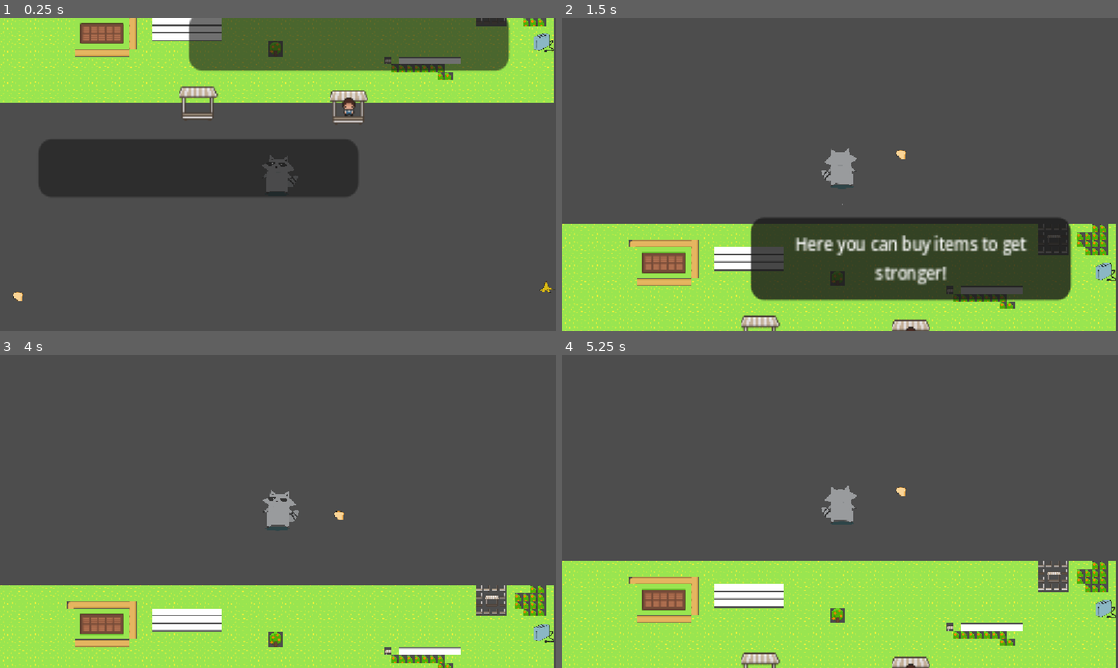
Above: before the commit, frames 1-4 (two rows, left to right).
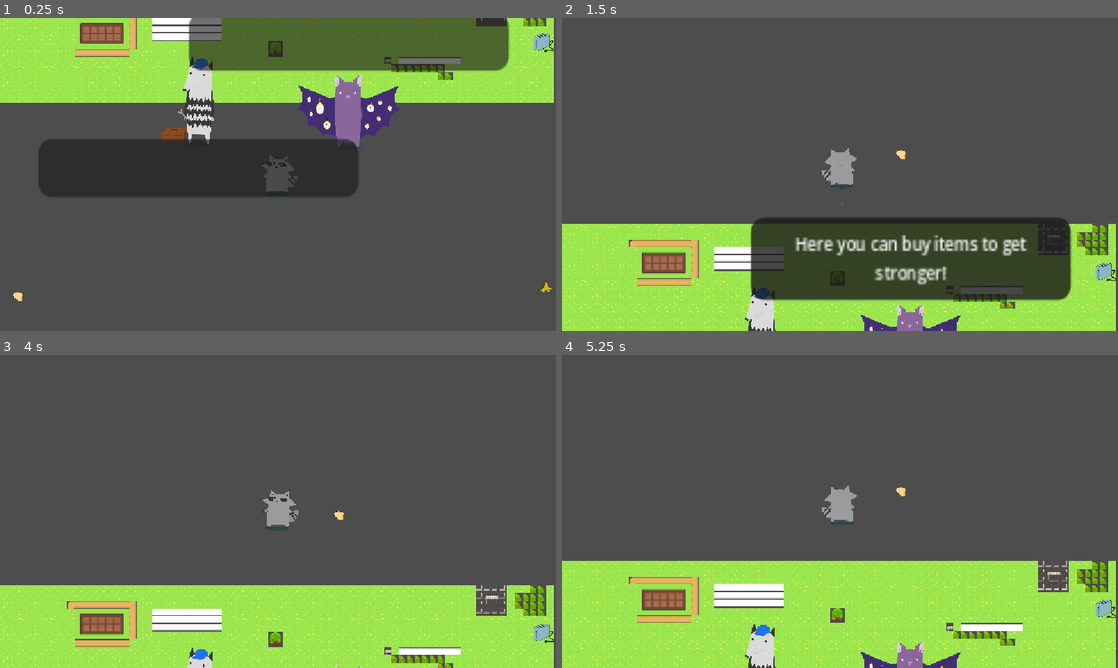
Above: after the commit, the same moments.

Repository: Lu-ni/upsi-jam-6
Game: Godot game, scene res://scenes/MainScene.tscn
Two runs of this game, one before a commit and one after it. Both use one fixed random seed, a clock stepped at 60 frames per second and the inputs below. This scene is started directly instead of the project's main scene. The engine's default icon, where the game draws it, is replaced by a stand-in: a white triangle on a blue panel in a dark square.
Inputs (mouse positions are in pixels of both pictures, inside the frame that each line leads up to):
- Up to frame 1 (0.25 s): no input
- Up to frame 2 (1.5 s): tap Enter at 0.5 s; move the mouse to (812, 237) at 0.52 s; hold W (ui_up) from 0.53 s (still down); tap E (petals) at 0.6 s; tap Down (shop_buy) at 0.77 s; move the mouse to (1006, 221) at 1.27 s; tap O at 1.35 s
- Up to frame 3 (4 s): tap Down (shop_buy) at 1.52, 3.02, 3.77 s; move the mouse to (111, 464) at 2.02 s; release W (ui_up) at 2.03 s; hold Left (shop_left) 2.03-3.53 s; tap P at 2.1 s; tap Space at 2.75 s; move the mouse to (305, 511) at 2.77 s; tap X at 2.85 s; tap Enter at 3.5 s; move the mouse to (194, 433) at 3.52 s; hold S (ui_down) from 3.53 s (still down); tap R at 3.6 s
- Up to frame 4 (5.25 s): move the mouse to (962, 495) at 4.27 s; release S (ui_down) at 4.28 s; hold Right (shop_right) 4.28-5.03 s; tap E (petals) at 4.35 s; tap Down (shop_buy) at 4.52 s; tap Space at 5 s; move the mouse to (728, 527) at 5.02 s; hold W (ui_up) from 5.03 s (still down); tap O at 5.1 s

The runs differ from the first frame. In frame 1, 3.6% of the frame differs, in the area x 29-72%, y 12-42%; in frame 2, 1.3%; in frame 3, 0.2%; in frame 4, 1.4%.

Commit message:
add sprite to png

Diff:
--- a/scenes/Craft.tscn
+++ b/scenes/Craft.tscn
@@ -1,46 +1,52 @@
 [gd_scene format=3 uid="uid://b3lhj3bpiil5j"]
 
 [ext_resource type="Script" uid="uid://b82ibctgve75e" path="res://scripts/craft.gd" id="1_ec5oe"]
-[ext_resource type="Texture2D" uid="uid://drsmvpdhbasf0" path="res://assets/sprites/test/Farming Pixel Art Assets.png" id="2_t4md6"]
+[ext_resource type="Texture2D" uid="uid://ctul1a62yrca5" path="res://assets/sprites/npc-sprite-sheet.png" id="2_fngce"]
 
-[sub_resource type="AtlasTexture" id="AtlasTexture_cimqq"]
-atlas = ExtResource("2_t4md6")
-region = Rect2(2, 180, 29, 25)
+[sub_resource type="AtlasTexture" id="AtlasTexture_fngce"]
+atlas = ExtResource("2_fngce")
+region = Rect2(1600, 0, 1600, 1200)
+
+[sub_resource type="AtlasTexture" id="AtlasTexture_qrsei"]
+atlas = ExtResource("2_fngce")
+region = Rect2(1600, 0, 1600, 1200)
 
 [sub_resource type="SpriteFrames" id="SpriteFrames_yltc6"]
 animations = [{
 "frames": [{
 "duration": 1.0,
-"texture": SubResource("AtlasTexture_cimqq")
+"texture": SubResource("AtlasTexture_fngce")
 }],
 "loop": true,
 "name": &"default",
 "speed": 5.0
+}, {
+"frames": [{
+"duration": 1.0,
+"texture": SubResource("AtlasTexture_qrsei")
+}],
+"loop": true,
+"name": &"open",
+"speed": 5.0
 }]
 
-[sub_resource type="RectangleShape2D" id="RectangleShape2D_ht580"]
-size = Vector2(6.310071, 24.94112)
-
 [sub_resource type="CircleShape2D" id="CircleShape2D_skkvx"]
-radius = 20.278788
+radius = 52.126858
 
 [node name="Craft" type="StaticBody2D" unique_id=644990966]
 scale = Vector2(2.763, 3)
 script = ExtResource("1_ec5oe")
 
 [node name="ShopPart" type="AnimatedSprite2D" parent="." unique_id=415828246]
+scale = Vector2(0.06, 0.06)
 sprite_frames = SubResource("SpriteFrames_yltc6")
-
-[node name="CollisionShape2D" type="CollisionShape2D" parent="." unique_id=743889153]
-position = Vector2(-0.8187318, 0.31494308)
-scale = Vector2(4.696851, -0.9370114)
-shape = SubResource("RectangleShape2D_ht580")
 
 [node name="Area2D" type="Area2D" parent="." unique_id=436078647]
 
 [node name="Area2D" type="Area2D" parent="Area2D" unique_id=1994307709]
 
 [node name="CollisionShape2D" type="CollisionShape2D" parent="Area2D/Area2D" unique_id=1926473600]
+position = Vector2(0, 11.333334)
 shape = SubResource("CircleShape2D_skkvx")
 
 [connection signal="body_entered" from="Area2D/Area2D" to="." method="_on_area_2d_body_entered"]
--- a/scenes/Shop.tscn
+++ b/scenes/Shop.tscn
@@ -1,40 +1,34 @@
 [gd_scene format=3 uid="uid://d35pkl3pwtuow"]
 
 [ext_resource type="Script" uid="uid://uuccduo61w5q" path="res://scripts/shop.gd" id="1_ec5oe"]
-[ext_resource type="Texture2D" uid="uid://drsmvpdhbasf0" path="res://assets/sprites/test/Farming Pixel Art Assets.png" id="2_t4md6"]
+[ext_resource type="Texture2D" uid="uid://ctul1a62yrca5" path="res://assets/sprites/npc-sprite-sheet.png" id="2_ec5oe"]
 
-[sub_resource type="AtlasTexture" id="AtlasTexture_cimqq"]
-atlas = ExtResource("2_t4md6")
-region = Rect2(2, 180, 29, 25)
+[sub_resource type="AtlasTexture" id="AtlasTexture_qrsei"]
+atlas = ExtResource("2_ec5oe")
+region = Rect2(0, 1200, 1600, 1200)
 
-[sub_resource type="SpriteFrames" id="SpriteFrames_yltc6"]
+[sub_resource type="AtlasTexture" id="AtlasTexture_lhxn1"]
+atlas = ExtResource("2_ec5oe")
+region = Rect2(0, 0, 1600, 1200)
+
+[sub_resource type="SpriteFrames" id="SpriteFrames_ec5oe"]
 animations = [{
 "frames": [{
 "duration": 1.0,
-"texture": SubResource("AtlasTexture_cimqq")
+"texture": SubResource("AtlasTexture_qrsei")
 }],
 "loop": true,
 "name": &"default",
 "speed": 5.0
-}]
-
-[sub_resource type="AtlasTexture" id="AtlasTexture_fpbbi"]
-atlas = ExtResource("2_t4md6")
-region = Rect2(0, 0, 16, 17)
-
-[sub_resource type="SpriteFrames" id="SpriteFrames_m0qts"]
-animations = [{
+}, {
 "frames": [{
 "duration": 1.0,
-"texture": SubResource("AtlasTexture_fpbbi")
+"texture": SubResource("AtlasTexture_lhxn1")
 }],
 "loop": true,
-"name": &"default",
+"name": &"open",
 "speed": 5.0
 }]
-
-[sub_resource type="RectangleShape2D" id="RectangleShape2D_ht580"]
-size = Vector2(6.310071, 24.94112)
 
 [sub_resource type="CircleShape2D" id="CircleShape2D_skkvx"]
 radius = 21.353601
@@ -43,17 +37,10 @@
 scale = Vector2(2.763, 3)
 script = ExtResource("1_ec5oe")
 
-[node name="ShopPart" type="AnimatedSprite2D" parent="." unique_id=415828246]
-sprite_frames = SubResource("SpriteFrames_yltc6")
-
-[node name="PngPart" type="AnimatedSprite2D" parent="." unique_id=501089114]
-scale = Vector2(1.0027387, 1)
-sprite_frames = SubResource("SpriteFrames_m0qts")
-
-[node name="CollisionShape2D" type="CollisionShape2D" parent="." unique_id=743889153]
-position = Vector2(-0.8187318, 0.31494308)
-scale = Vector2(4.696851, -0.9370114)
-shape = SubResource("RectangleShape2D_ht580")
+[node name="ShopPart" type="AnimatedSprite2D" parent="." unique_id=1607683459]
+scale = Vector2(0.06, 0.06)
+sprite_frames = SubResource("SpriteFrames_ec5oe")
+animation = &"open"
 
 [node name="Area2D" type="Area2D" parent="." unique_id=436078647]
 
--- a/scripts/craft.gd
+++ b/scripts/craft.gd
@@ -28,9 +28,8 @@
 	all_deals.append(Deal.new("Electrical +1", "augmente the number of recolted Electrical", "res://assets/test/White.png", {"bottle": 1, "apple": 1}, false, "add_electrical"))
 	all_deals.append(Deal.new("Move spd +1", "augmente the global move spd", "res://assets/test/Yellow.png", {"apple": 2, "banana": 2}, false, "add_move_spd"))
 	all_deals.append(Deal.new("Inventory +1", "augmente Inventory slot", "res://assets/test/Black.png", {"banana": 3, "bottle": 2}, false, "add_inventory"))
-
-
 	reroll_shop()
+
 
 func reroll_shop() -> void:
 	shop_slots_indices.clear()
@@ -159,6 +158,7 @@
 			menu_instance.shop_owner = self
 			menu_instance.is_craft = true
 			add_child(menu_instance)
+	$ShopPart.play("open")
 
 func _on_area_2d_body_exited(body) -> void:
 	if body.has_method("player_shop_method"):
@@ -167,6 +167,7 @@
 		if menu_instance != null:
 			menu_instance.queue_free()
 			menu_instance = null
+	$ShopPart.play("default")
 
 func get_current_reroll_price() -> int:
 	if use_global_reroll_price:
--- a/scripts/shop.gd
+++ b/scripts/shop.gd
@@ -170,6 +170,7 @@
 			menu_instance.shop_owner = self
 			menu_instance.is_craft = false
 			add_child(menu_instance)
+	$ShopPart.play("open")
 
 func _on_area_2d_body_exited(body) -> void:
 	if body.has_method("player_shop_method"):
@@ -178,6 +179,8 @@
 		if menu_instance != null:
 			menu_instance.queue_free()
 			menu_instance = null
+	$ShopPart.play("default")
+
 
 func get_current_reroll_price() -> int:
 	if use_global_reroll_price:
@@ -195,7 +198,6 @@
 	if use_precious_for_reroll:
 		return get_total_precious() >= get_current_reroll_price()
 	else:
-
 		return PlayerInfo.kamas >= get_current_reroll_price()
 
 func pay_for_reroll() -> void:
